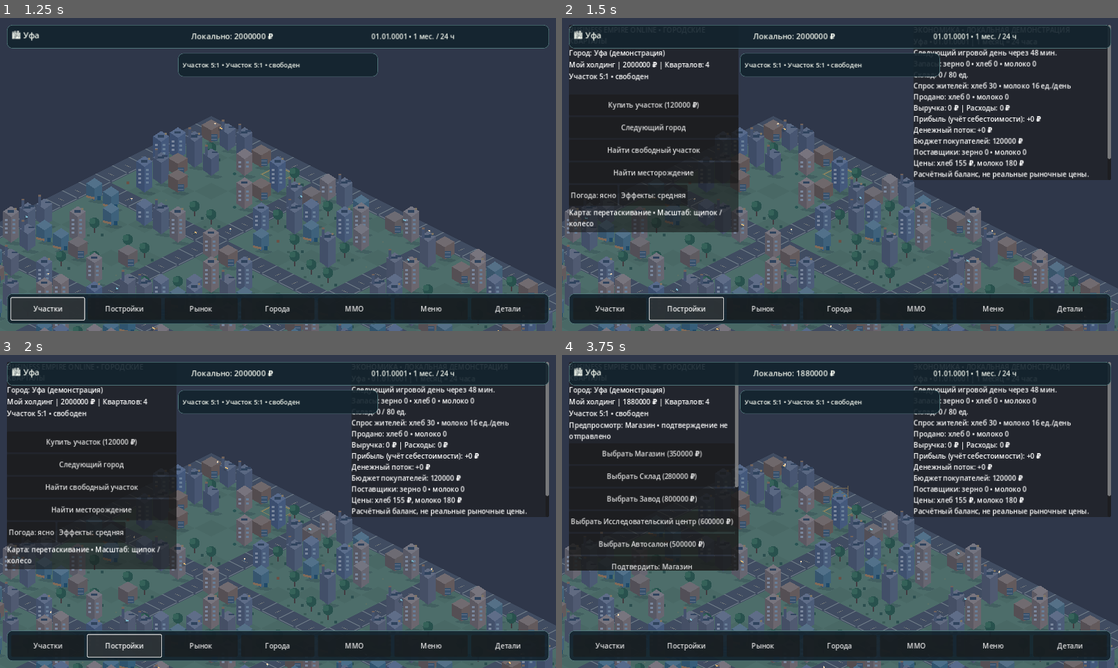
Above: before the commit, frames 1-4 (two rows, left to right).
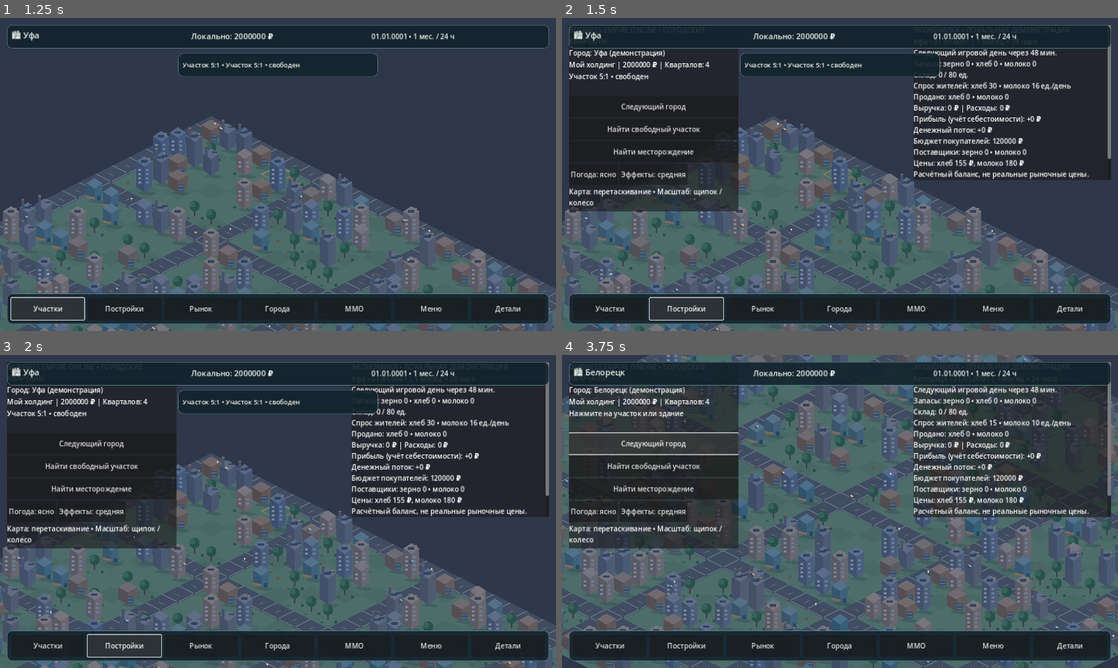
Above: after the commit, the same moments.

Repository: maillunex-lang/ufaeconom
Game: Godot game, scene res://scenes/main.tscn
Same seed, same stepped clock (60 frames per second), same inputs: the game is played once before the commit and once after it.
Inputs (mouse positions are in pixels of both pictures, inside the frame that each line leads up to):
- Up to frame 1 (1.25 s): click "Участки" at 0.5 s
- Up to frame 2 (1.5 s): click "Постройки" at 1.25 s
- Up to frame 3 (2 s): no input
- Up to frame 4 (3.75 s): click (650, 442) at 2 s, where only the run before the commit has a clickable "Купить участок (120000 ₽)"; click (650, 442) at 2.75 s, where only the run before the commit has a clickable "Выбрать Магазин (350000 ₽)"; click (650, 455) at 3.5 s, where only the run before the commit has a clickable "Выбрать Магазин (350000 ₽)"

Frame 1 is identical in both runs. In frame 2, 3.9% of the frame differs, in the area x 1-32%, y 26-69%; in frame 3, 3.9%; in frame 4, 42%, in the area x 0-100%, y 0-100%.
Error after the commit: Invalid call. Nonexistent function 'update_business' in base 'CanvasLayer (android_hud_074.gd)'. (res://scripts/main.gd:318)

Commit message:
Integrate Smart City 0.7.6 Android presentation and export

Diff:
--- a/scripts/main.gd
+++ b/scripts/main.gd
@@ -11,6 +11,8 @@
 const Calendar = preload("res://scripts/game_calendar.gd")
 const MMOPanel = preload("res://scripts/mmo_panel.gd")
 const AndroidHUD074 = preload("res://scripts/android_hud_074.gd")
+const SmartCity076 = preload("res://scripts/smart_city_076.gd")
+const AndroidPerformance076 = preload("res://scripts/android_performance_076.gd")
 const TILE_W := 96.0
 const TILE_H := 48.0
 const MAP_SIZE := 32
@@ -49,6 +51,7 @@
 var construction_preview := ""
 var visual_detail := 1
 var android_hud: CanvasLayer
+var performance: Node
 
 func _ready() -> void:
 	camera = Camera2D.new()
@@ -74,6 +77,9 @@
 	android_hud.name = "AndroidHUD074"
 	add_child(android_hud)
 	android_hud.attach_legacy()
+	performance = AndroidPerformance076.new()
+	performance.name = "AndroidPerformance076"
+	add_child(performance)
 	if int(catchup["advanced"]) > 0:
 		message_label.text = "Пока вас не было, прошло %d игровых дней" % int(catchup["advanced"])
 	day_timer = Timer.new()
@@ -309,6 +315,7 @@
 	_refresh_economy_ui()
 	if android_hud != null:
 		android_hud.update_values()
+		android_hud.update_business()
 	for child in actions.get_children():
 		actions.remove_child(child)
 		child.queue_free()
